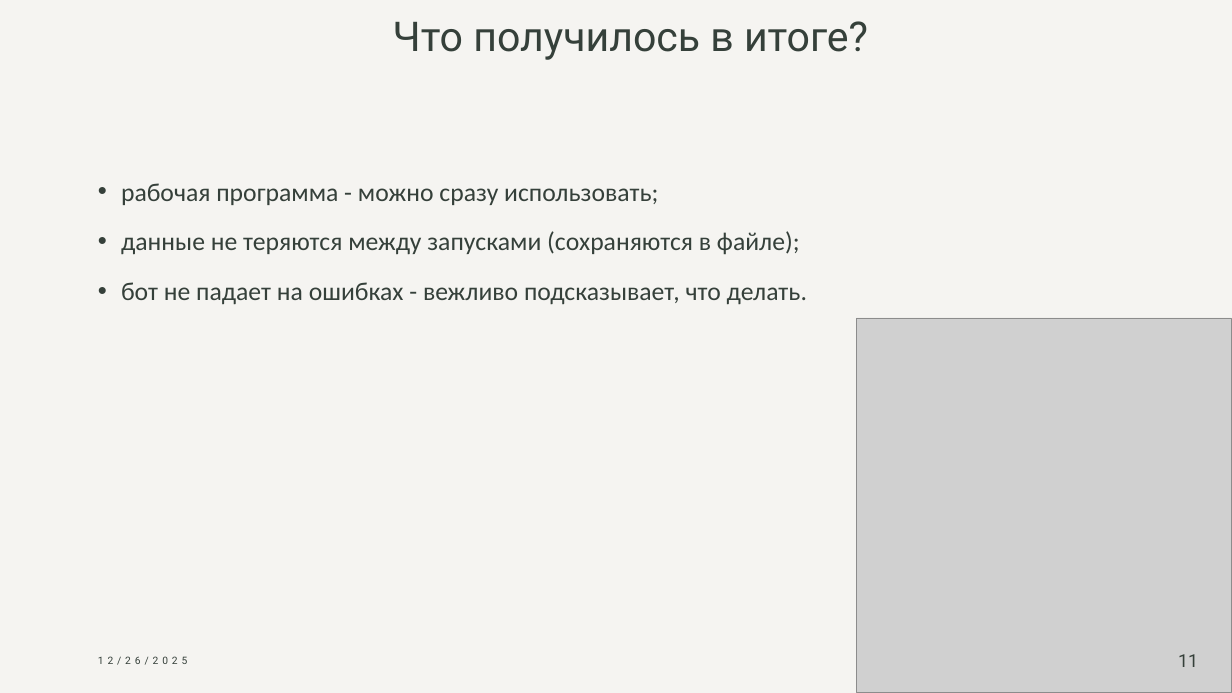
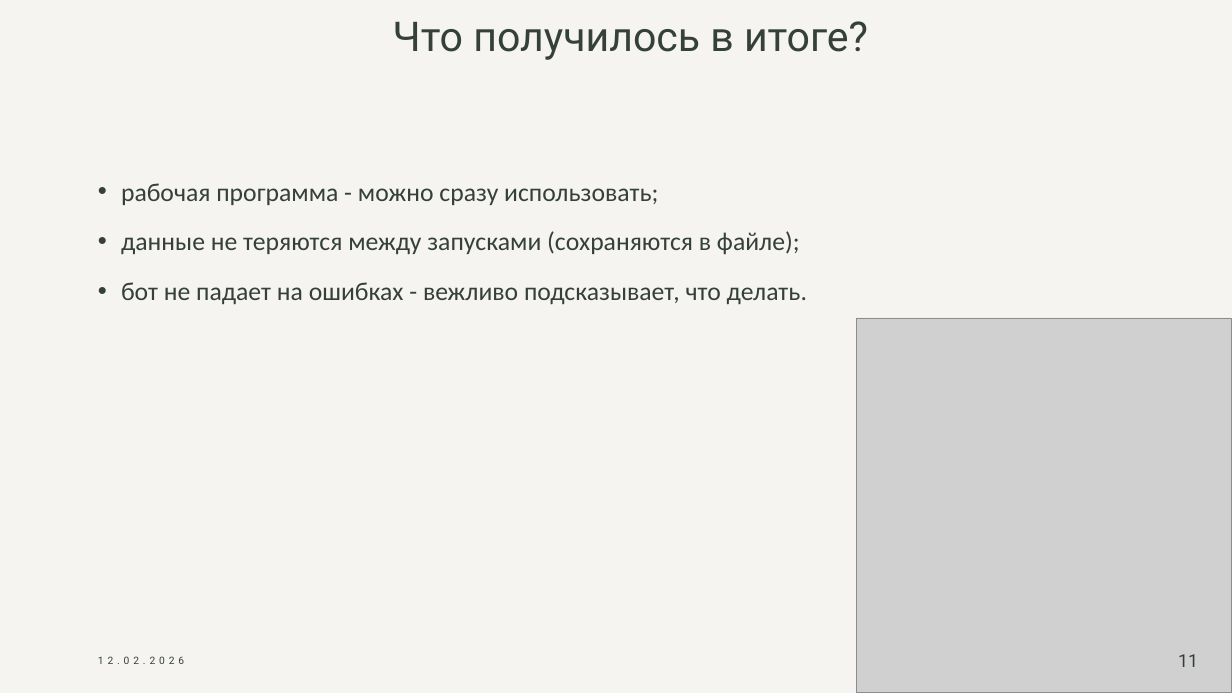
Before and after one commit to kirillbelov67/Hom-Work-hw, a slide deck: slide 11 of индивидуальный проект(зима)/чат поддержки (1).pptx. Drawn at 1232x693 pixels with LibreOffice and Linux fonts; fonts in the diff are those of the drawing; grey boxes stand for pictures. Boxes give left, top, right and bottom in pixels: in the first picture for what was removed or moved away, otherwise in the second. Text is boxed around its words. In the diff, an @@ line names an element or a change of style, - is before the commit and + after.

```diff
--- a/индивидуальный проект(зима)/чат поддержки (1).pptx
+++ b/индивидуальный проект(зима)/чат поддержки (1).pptx
@@ text at [98,656,184,664]: text changed @@
-12/26/2025
+12.02.2026
```
Also in this commit, not shown: 10 other slides changed, 14 other files.
